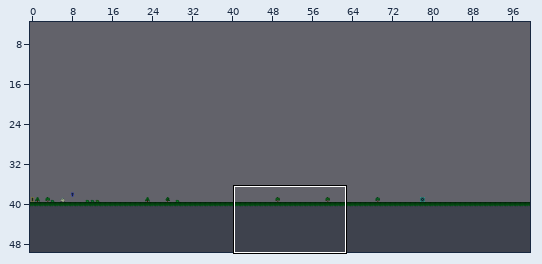
A Tiled map gets an edit: tiled prj/0.tmx. The picture above shows the old version from afar; the outline marks the close-up.
Close-up. Before the edit:
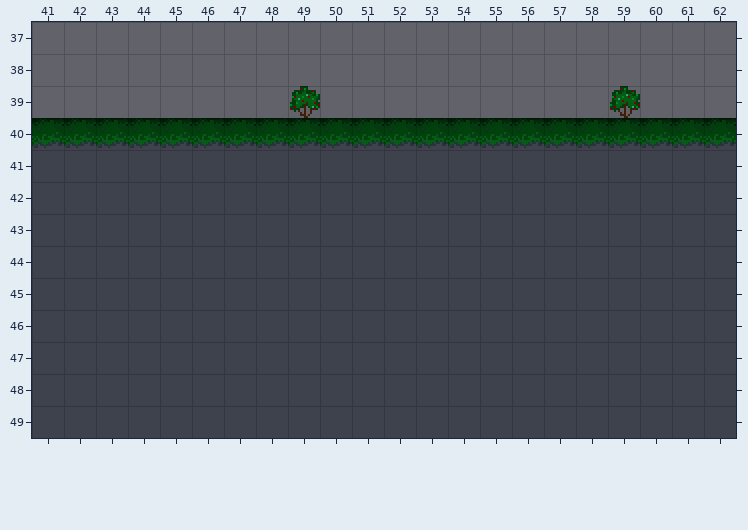
Cells are 16x16 px. Shown: x 41..62, y 37..49. The commit also changed other parts of the map, which this record leaves out.
And afterwards:
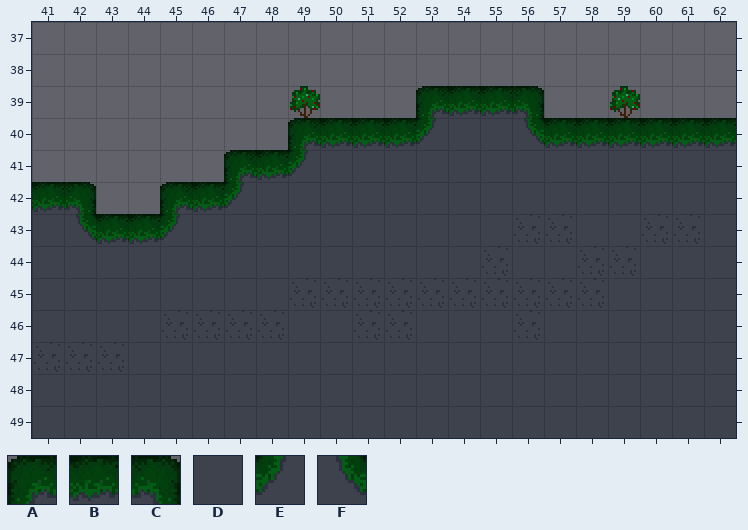
Key: from "tileset": A 0, B 1, C 2, D 4, E 7, F 9.
_ is an empty cell.
Change:
Layer "Tile Layer 1":
The edit turns tile B into tile A in row 40 at x 49.
The edit turns tile D into tile A in row 41 at x 47; in row 42 at x 45.
There is now tile A in row 39 at x 53.
The edit turns tile D into tile B in row 41 at x 48; in row 42 at x 41 and 46; in row 43 at x 43 to 44.
There is now tile B in row 39 at x 54 to 55.
The edit turns tile D into tile C in row 42 at x 42.
There is now tile C in row 39 at x 56.
The edit turns tile B into tile D in row 40 at x 54 to 55.
The edit turns tile B into tile E in row 40 at x 53.
The edit turns tile D into tile E in row 41 at x 49; in row 42 at x 47; in row 43 at x 45.
The edit turns tile B into tile F in row 40 at x 56.
The edit turns tile D into tile F in row 43 at x 42.
The author cleared tile B in row 40 at x 41 to 48.
The author cleared tile D in row 41 at x 41 to 46; in row 42 at x 43 to 44.
